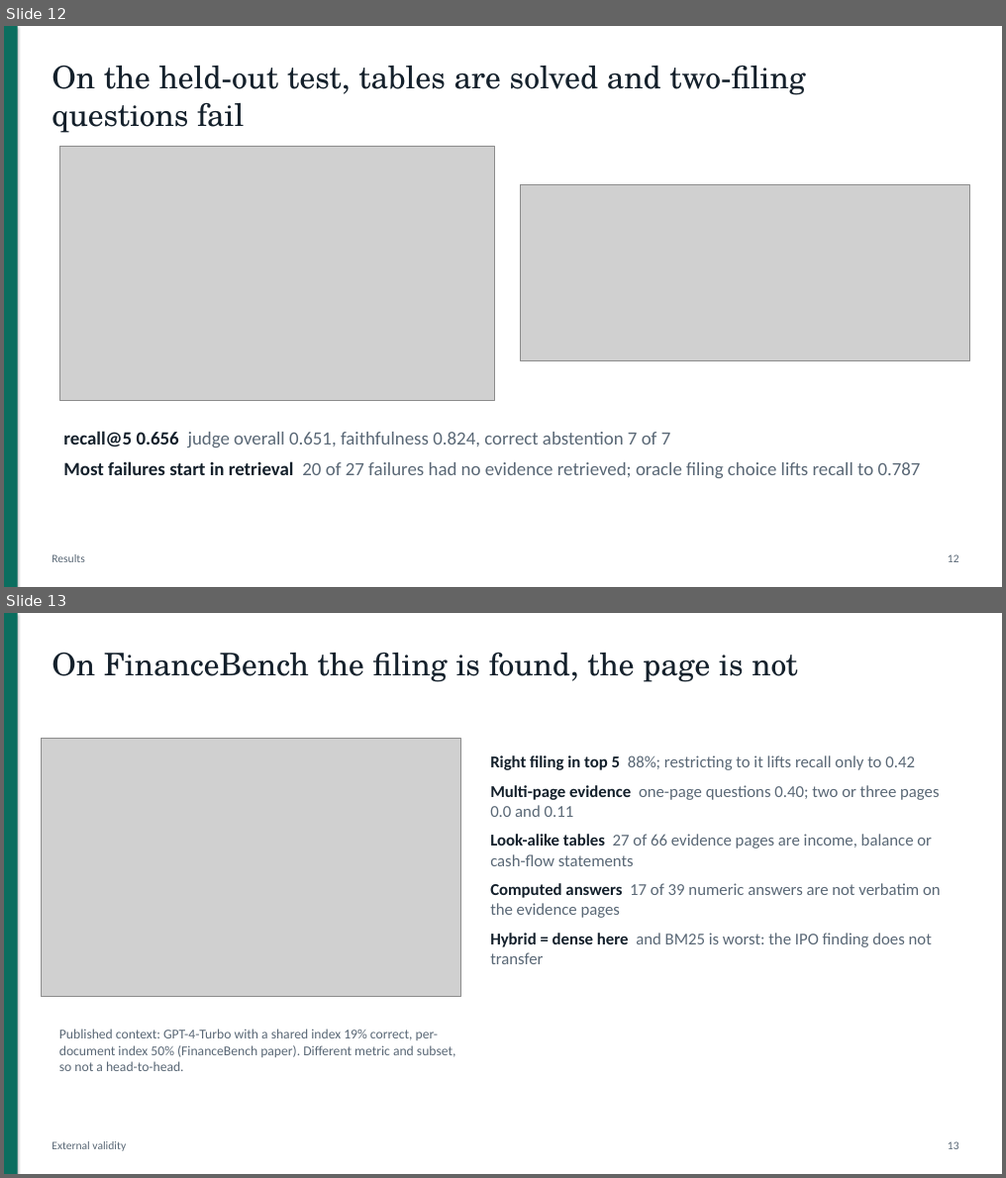
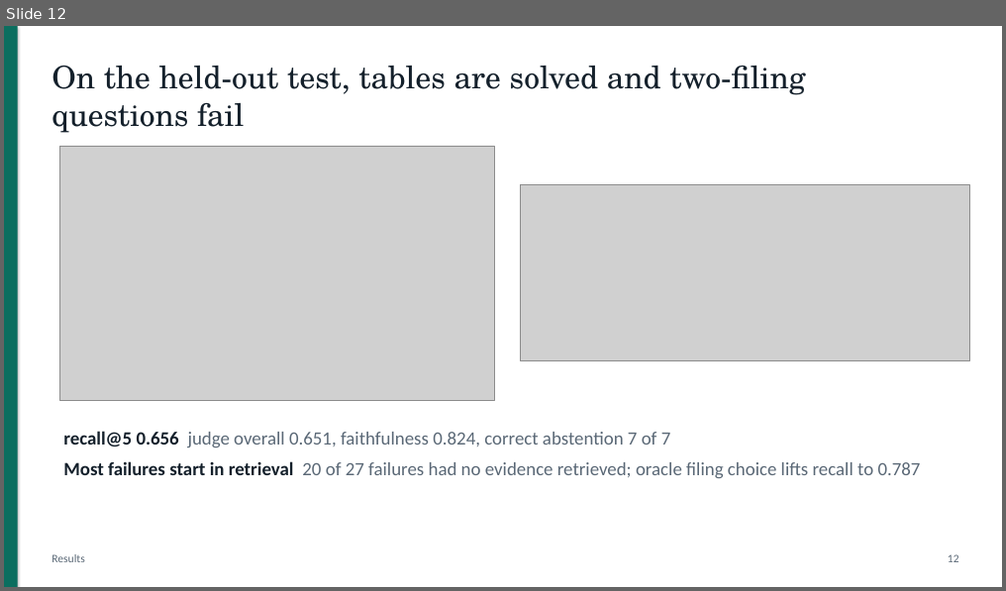
Before and after one commit to DarkkReaper007/RAG-for-financial-analysis, a slide deck: paper/slides.pptx. Shown one above the other, each under a label of ours: slides 12 and 13 before the commit, slide 12 after it. The pictures are 1006x1178 and 1006x591 pixels, drawn with LibreOffice and Linux fonts; fonts in the diff are those of the drawing; grey boxes stand for pictures. Boxes give left, top, right and bottom in pixels: in the first picture for what was removed or moved away, otherwise in the second. Text is boxed around its words. In the diff, an @@ line names an element or a change of style, - is before the commit and + after.

```diff
--- a/paper/slides.pptx
+++ b/paper/slides.pptx
@@ slide 13 removed at [4,613,1002,1174], background #FFFFFF @@
@@ rectangle removed at [4,613,18,1174] @@
@@ text removed at [52,652,798,682] @@
-On FinanceBench the filing is found, the page is not
@@ picture removed at [42,738,460,996] @@
@@ text removed at [490,756,941,964] @@
-Right filing in top 5 88%; restricting to it lifts recall only to 0.42
-Multi-page evidence one-page questions 0.40; two or three pages 0.0 and 0.11
-Look-alike tables 27 of 66 evidence pages are income, balance or cash-flow statements
-Computed answers 17 of 39 numeric answers are not verbatim on the evidence pages
-Hybrid = dense here and BM25 is worst: the IPO finding does not transfer
@@ text removed at [59,1029,456,1071] @@
-Published context: GPT-4-Turbo with a shared index 19% correct, per-document index 50% (FinanceBench paper). Different metric and subset, so not a head-to-head.
@@ text removed at [52,1142,126,1152] @@
-External validity
@@ text removed at [947,1142,959,1150] @@
-13
```
Also in this commit, not shown: 8 slides changed, 14 other files.
